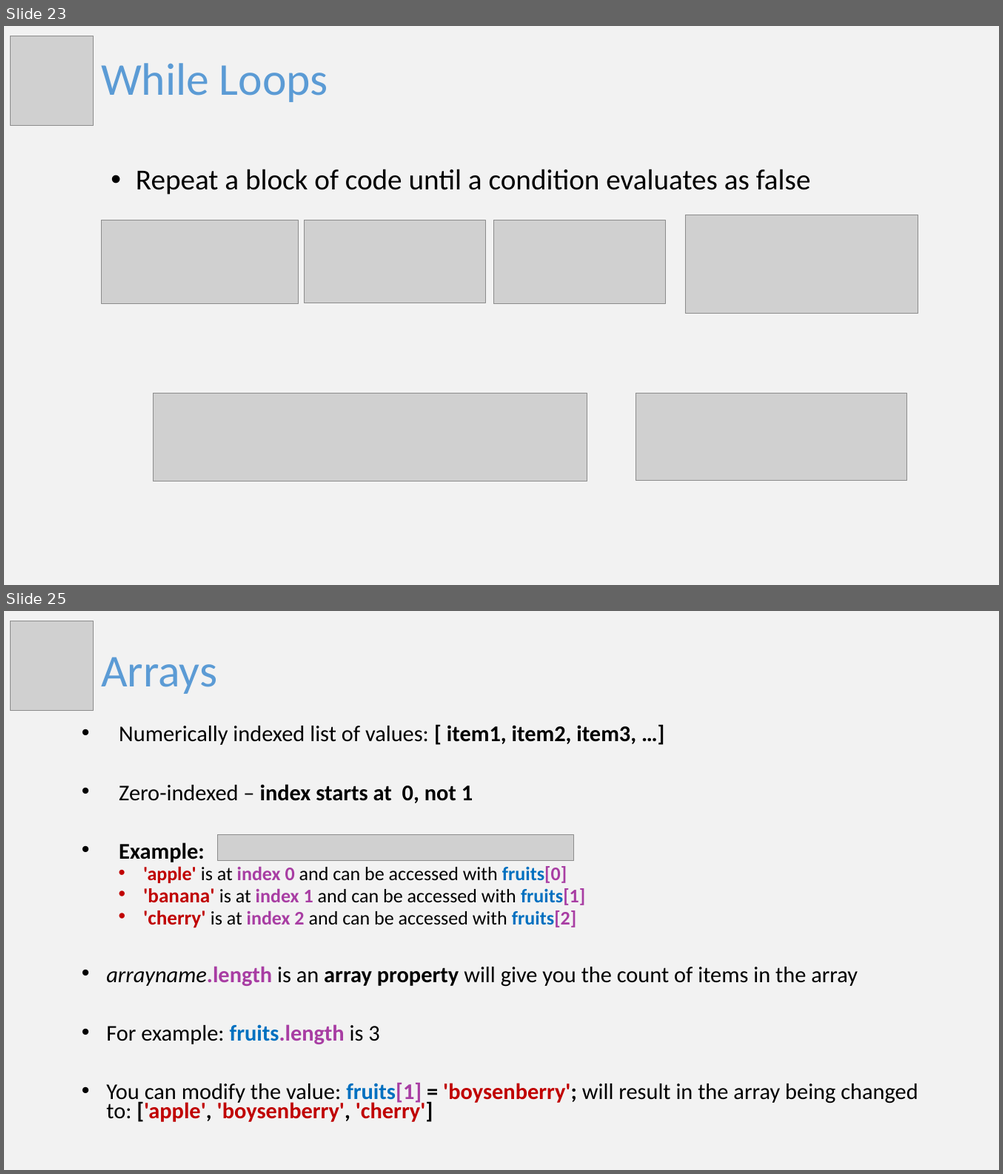
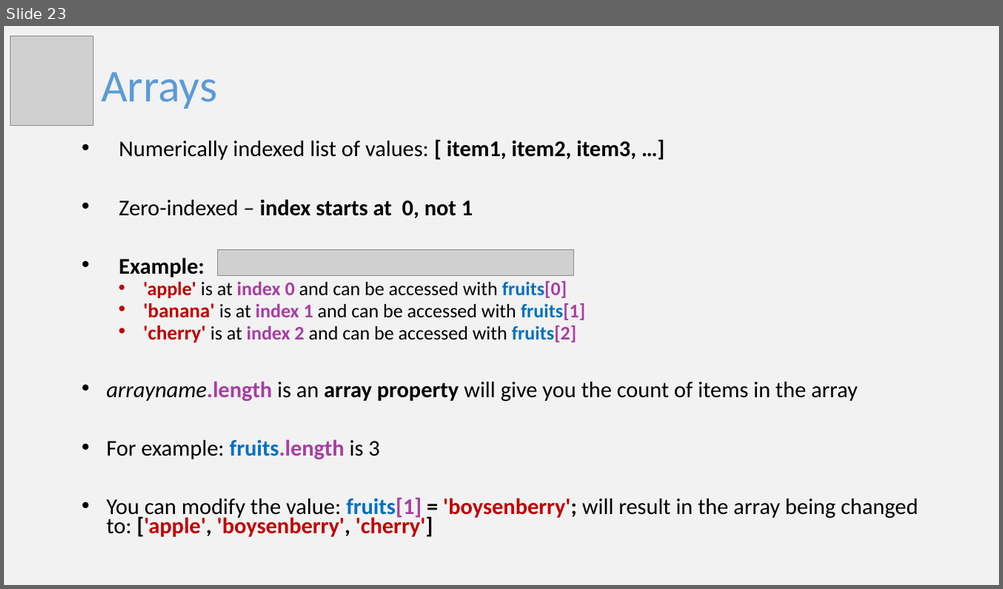
Before and after one commit to stephanieraymos/6-2021-cohort-week-3, a slide deck: Slides/Slides-week3.pptx. Shown one above the other, each under a label of ours: slides 23 and 25 before the commit, slide 23 after it; the slides between them are not shown. The pictures are 1003x1174 and 1003x589 pixels, drawn with LibreOffice and Linux fonts; fonts in the diff are those of the drawing; grey boxes stand for pictures. Boxes give left, top, right and bottom in pixels: in the first picture for what was removed or moved away, otherwise in the second. Text is boxed around its words. In the diff, an @@ line names an element or a change of style, - is before the commit and + after.

```diff
--- a/Slides/Slides-week3.pptx
+++ b/Slides/Slides-week3.pptx
@@ slide 23 removed at [4, 26, 999, 585], background #F2F2F2 @@
@@ picture removed at [11, 36, 94, 126] @@
@@ title removed at [101, 63, 328, 102] @@
-While Loops
@@ text removed at [136, 169, 811, 195] @@
-• Repeat a block of code until a condition evaluates as false
@@ picture removed at [101, 220, 298, 304] @@
@@ picture removed at [304, 220, 486, 303] @@
@@ picture removed at [493, 221, 665, 304] @@
@@ picture removed at [686, 215, 917, 313] @@
@@ picture removed at [153, 394, 587, 482] @@
@@ picture removed at [636, 393, 907, 480] @@
@@ what was slide 25 is now slide 23 @@
```
Also in this commit, not shown: 4 slides changed, 3 other slides removed, 1 other file.
